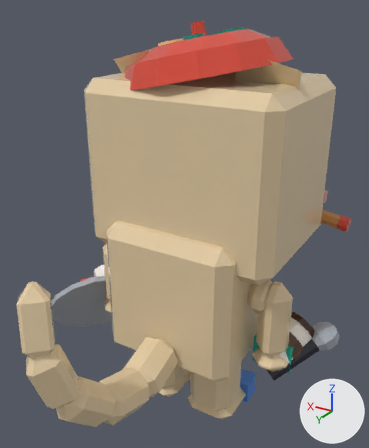
The glTF model assets/cat-cafe/exports/CatCafe_Cat_Fold_Work.glb as it was, and as the next commit left it.
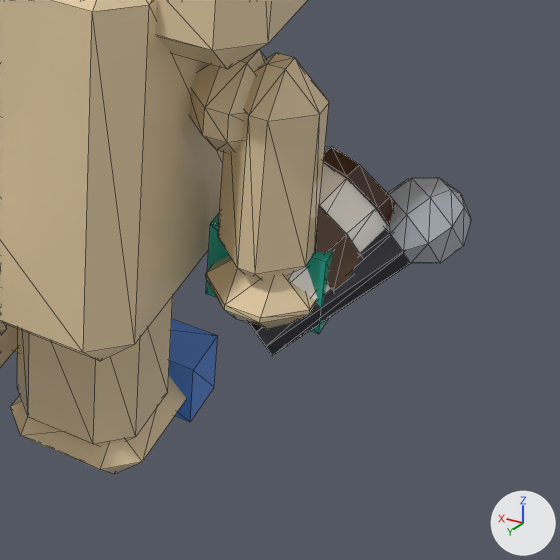
Each version is shown whole from a 50 mm lens placed at (-1.117, 1.845, 1.968), pointed at (-0.004, -0.009, 1.041), then close up on the part from 50% to 100% of the width and 59% to 100% of the height. The axes (+X, +Y, +Z) are drawn at lower right. The lights are the same throughout. The first two pictures are the older version. The close-ups show mesh edges as thin lines. Vertices at exactly the same position are counted once.

Objects in the first close-up: 'CatCafe_Cat_Fold_Work_Body', 'CatCafe_Cat_Fold_Work_Head', 'CatCafe_Cat_Fold_Work_Held_Barista', 'CatCafe_Cat_Fold_Work_Held_Entertainer', 'CatCafe_Cat_Fold_Work_LegB2', 'CatCafe_Cat_Fold_Work_LegF2' and 1 more.
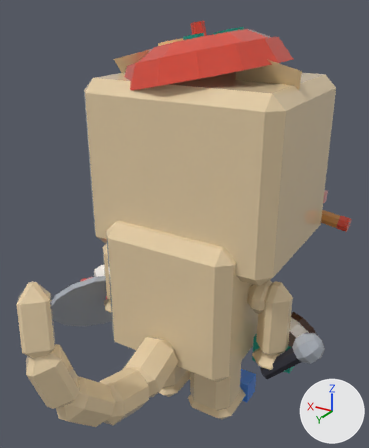
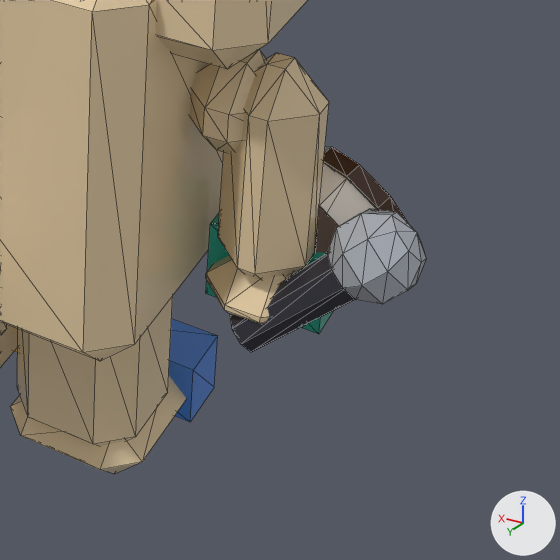
Diff of the bpy script that builds the scene:
```diff
--- a/assets/cat-cafe/exports/CatCafe_Cat_Fold_Work.glb.py
+++ b/assets/cat-cafe/exports/CatCafe_Cat_Fold_Work.glb.py
@@ me_catcafe_cat_fold_work_held_entertainer @@
-me_catcafe_cat_fold_work_held_entertainer.from_pydata(...)  # 50 vertices, 92 faces; spans x -0.262..0.013, y -0.222..0.068, z -0.1..0.158
-me_catcafe_cat_fold_work_held_entertainer.vertices[2].co = (-0.014, 0.064, -0.047)  # pixel (255, 332)
-me_catcafe_cat_fold_work_held_entertainer.vertices[3].co = (-0.177, -0.109, 0.11)
-me_catcafe_cat_fold_work_held_entertainer.vertices[4].co = (0.005, 0.047, -0.046)  # pixel (248, 321)
-me_catcafe_cat_fold_work_held_entertainer.vertices[5].co = (-0.153, -0.13, 0.112)
-me_catcafe_cat_fold_work_held_entertainer.vertices[6].co = (0.013, 0.028, -0.061)
-me_catcafe_cat_fold_work_held_entertainer.vertices[7].co = (-0.142, -0.155, 0.093)
-me_catcafe_cat_fold_work_held_entertainer.vertices[8].co = (0.005, 0.017, -0.082)  # pixel (254, 329)
-me_catcafe_cat_fold_work_held_entertainer.vertices[9].co = (-0.153, -0.169, 0.065)
-me_catcafe_cat_fold_work_held_entertainer.vertices[10].co = (-0.014, 0.021, -0.098)  # pixel (263, 343)
-me_catcafe_cat_fold_work_held_entertainer.vertices[11].co = (-0.177, -0.164, 0.044)
-me_catcafe_cat_fold_work_held_entertainer.vertices[12].co = (-0.033, 0.038, -0.1)  # pixel (271, 354)
-me_catcafe_cat_fold_work_held_entertainer.vertices[13].co = (-0.202, -0.142, 0.043)
-me_catcafe_cat_fold_work_held_entertainer.vertices[14].co = (-0.041, 0.057, -0.085)  # pixel (272, 355)
-me_catcafe_cat_fold_work_held_entertainer.vertices[15].co = (-0.212, -0.118, 0.061)
-me_catcafe_cat_fold_work_held_entertainer.vertices[16].co = (-0.033, 0.068, -0.064)  # pixel (265, 346)
-me_catcafe_cat_fold_work_held_entertainer.vertices[17].co = (-0.202, -0.104, 0.089)
+me_catcafe_cat_fold_work_held_entertainer.from_pydata(...)  # 50 vertices, 92 faces; spans x -0.234..0.027, y -0.074..0.1, z -0.076..0.181
+# me_catcafe_cat_fold_work_held_entertainer part 1: the loose piece of 34 vertices spanning x -0.262..-0.126, y -0.222..-0.086, z 0.026..0.158 is multiplied about its middle by the matrix ((0.626, 0.739, 0.247), (-0.615, 0.663, -0.427), (-0.48, 0.115, 0.87)), then moved by (0.027, 0.151, 0.019)
+# me_catcafe_cat_fold_work_held_entertainer part 2
+me_catcafe_cat_fold_work_held_entertainer.vertices[2].co = (0.027, 0.071, -0.027)  # pixel (229, 315)
+me_catcafe_cat_fold_work_held_entertainer.vertices[3].co = (-0.118, 0.009, 0.124)
+me_catcafe_cat_fold_work_held_entertainer.vertices[4].co = (0.027, 0.048, -0.037)
+me_catcafe_cat_fold_work_held_entertainer.vertices[5].co = (-0.118, -0.021, 0.111)
+me_catcafe_cat_fold_work_held_entertainer.vertices[6].co = (0.014, 0.036, -0.056)
+me_catcafe_cat_fold_work_held_entertainer.vertices[7].co = (-0.135, -0.036, 0.087)
+me_catcafe_cat_fold_work_held_entertainer.vertices[8].co = (-0.004, 0.043, -0.072)
+me_catcafe_cat_fold_work_held_entertainer.vertices[9].co = (-0.158, -0.027, 0.067)
+me_catcafe_cat_fold_work_held_entertainer.vertices[10].co = (-0.017, 0.065, -0.076)  # pixel (256, 348)
+me_catcafe_cat_fold_work_held_entertainer.vertices[11].co = (-0.175, 0.001, 0.061)
+me_catcafe_cat_fold_work_held_entertainer.vertices[12].co = (-0.018, 0.088, -0.066)  # pixel (250, 352)
+me_catcafe_cat_fold_work_held_entertainer.vertices[13].co = (-0.175, 0.031, 0.074)
+me_catcafe_cat_fold_work_held_entertainer.vertices[14].co = (-0.005, 0.1, -0.048)  # pixel (240, 344)
+me_catcafe_cat_fold_work_held_entertainer.vertices[15].co = (-0.159, 0.046, 0.098)
+me_catcafe_cat_fold_work_held_entertainer.vertices[16].co = (0.014, 0.093, -0.031)  # pixel (231, 328)
+me_catcafe_cat_fold_work_held_entertainer.vertices[17].co = (-0.135, 0.037, 0.119)
 me_catcafe_cat_fold_work_held_entertainer.materials.append(mat_catcafe_palette)
```

Location of each change, (x1, y1, x2, y2) in pixels of the close-ups (560 x 560 px; the box of a moved part takes in the faces that stretch with it):
'CatCafe_Cat_Fold_Work_Held_Entertainer', reshaped (12% narrower, 20% shorter)
    before: (249, 178, 471, 356)
    after: (230, 209, 426, 352)
part 1 of me_catcafe_cat_fold_work_held_entertainer, moved or reshaped
    before: (386, 178, 471, 263)
    after: (327, 209, 426, 304)
part 2 of me_catcafe_cat_fold_work_held_entertainer, moved or reshaped
    before: (249, 228, 410, 356)
    after: (230, 253, 355, 352)
